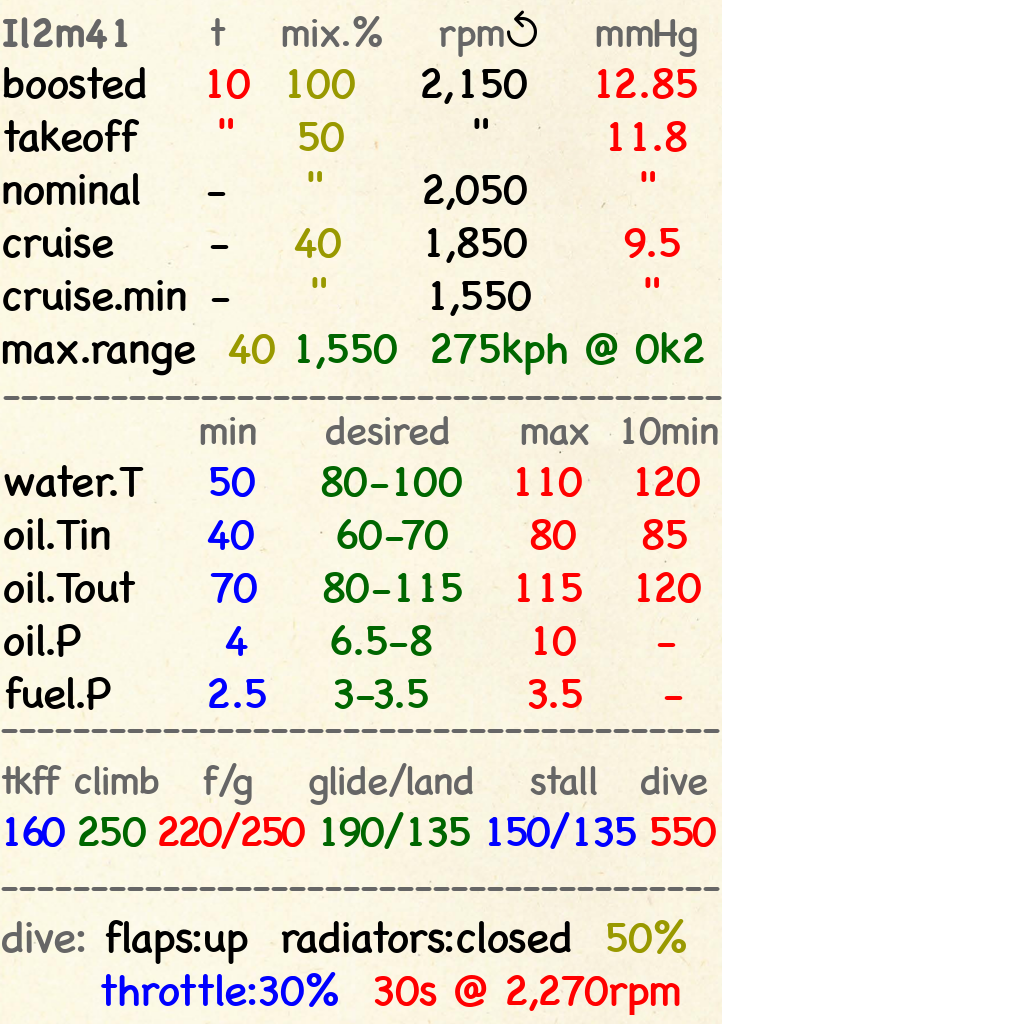
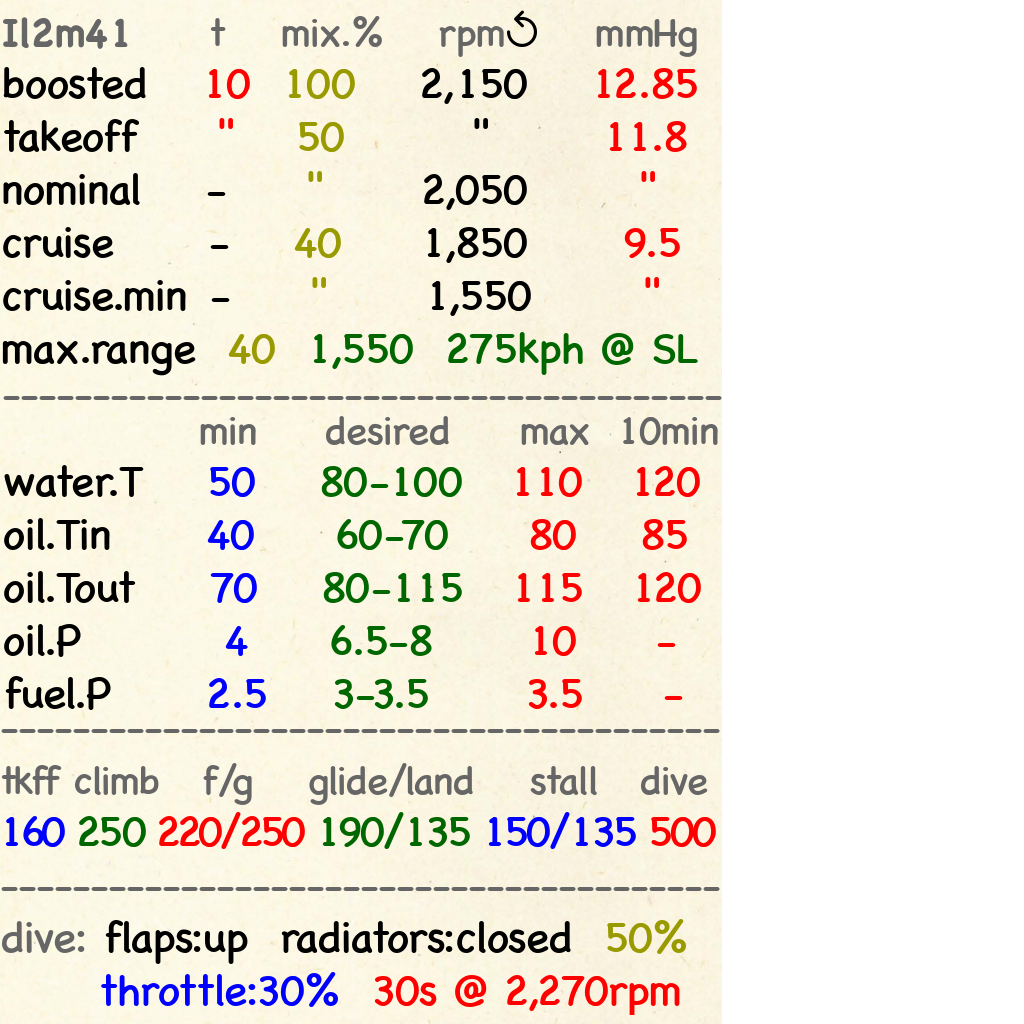
Before/after of a 1024 x 1024 layered artwork. What changed in the layer stack:
painted on "Il2m41 t mix.% rpm↺ ..." over (x1=297, y1=332, x2=704, y2=375)
painted on "tkff climb f/g glide/..." over (x1=670, y1=817, x2=694, y2=847)
